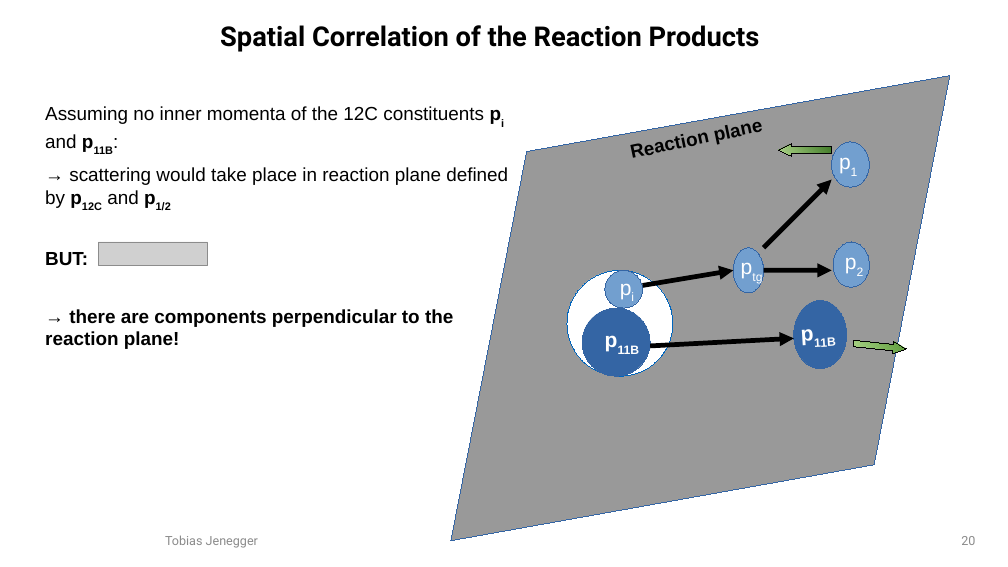
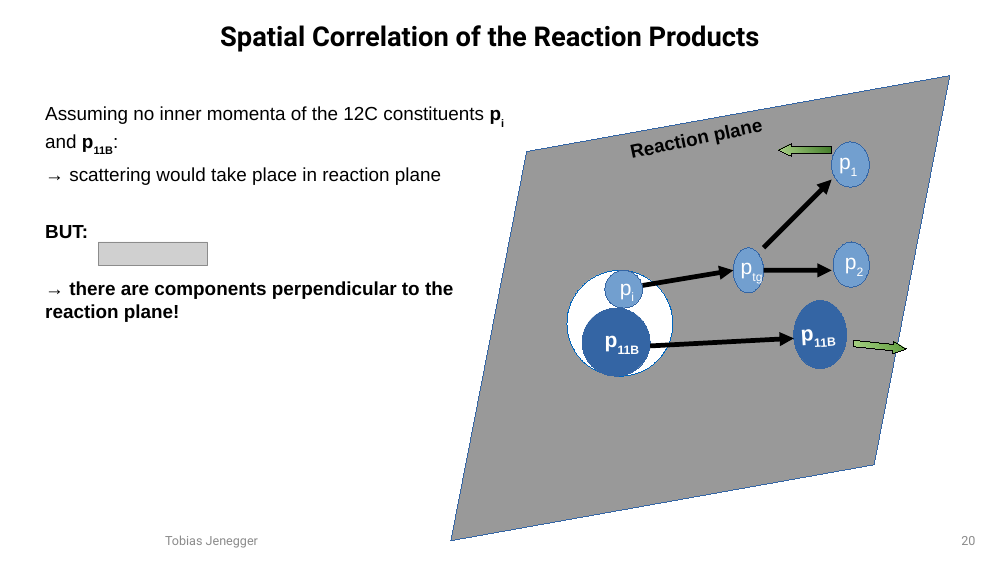
Before and after one commit to jenegger/2021_psi_pres, a slide deck: slide 20 of analysis.odp. Drawn at 1008x567 pixels with LibreOffice and Linux fonts; fonts in the diff are those of the drawing; grey boxes stand for pictures; background and template pictures are left out. Boxes give left, top, right and bottom in pixels: in the first picture for what was removed or moved away, otherwise in the second. Text is boxed around its words. In the diff, an @@ line names an element or a change of style, - is before the commit and + after.

```diff
--- a/analysis.odp
+++ b/analysis.odp
@@ text at bbox=[69, 167, 441, 185]: text changed @@
-→ scattering would take place in reaction plane defined by p12C and p1/2
+→ scattering would take place in reaction plane
```
Also in this commit, not shown: 6 other slides changed, 1 other file.
